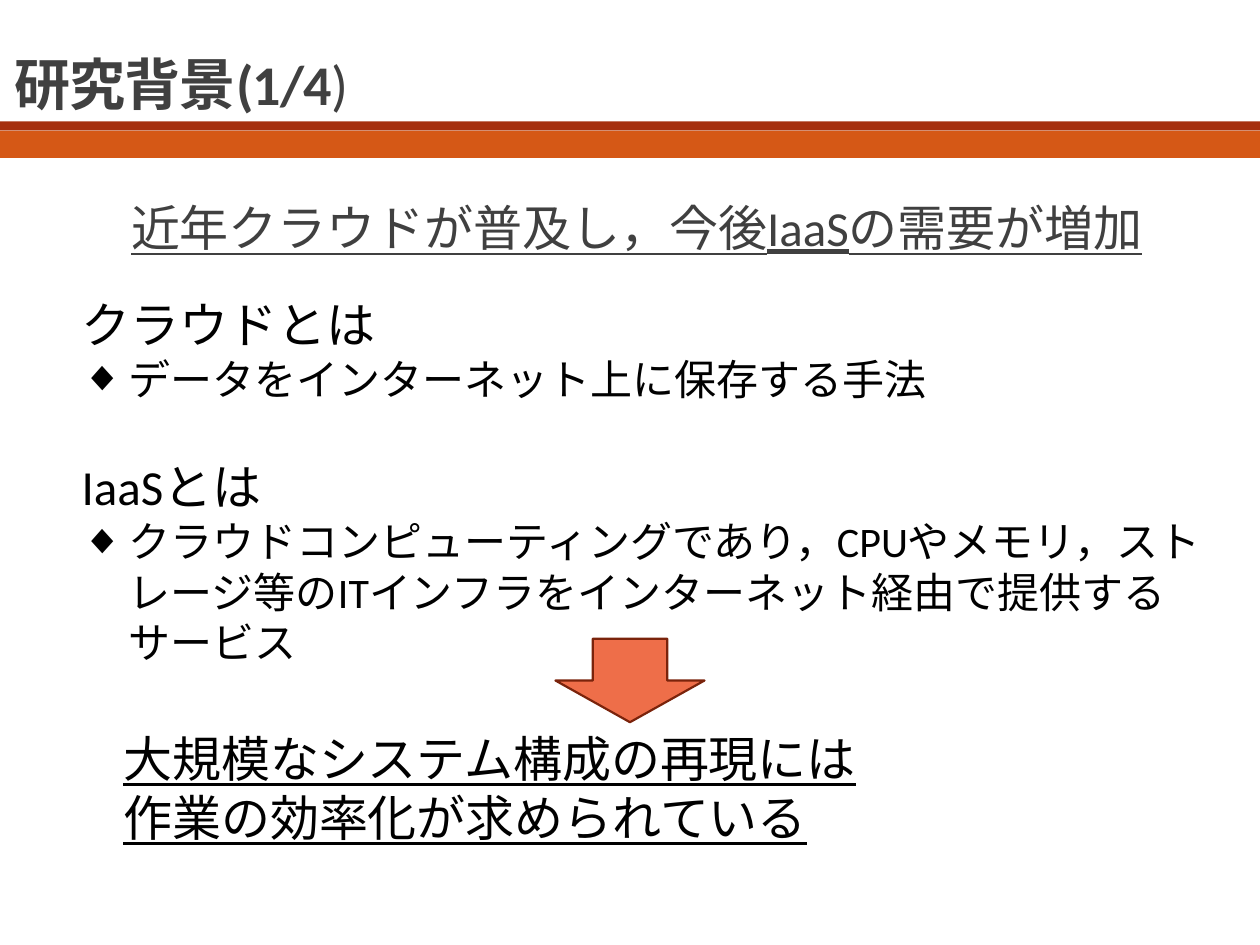
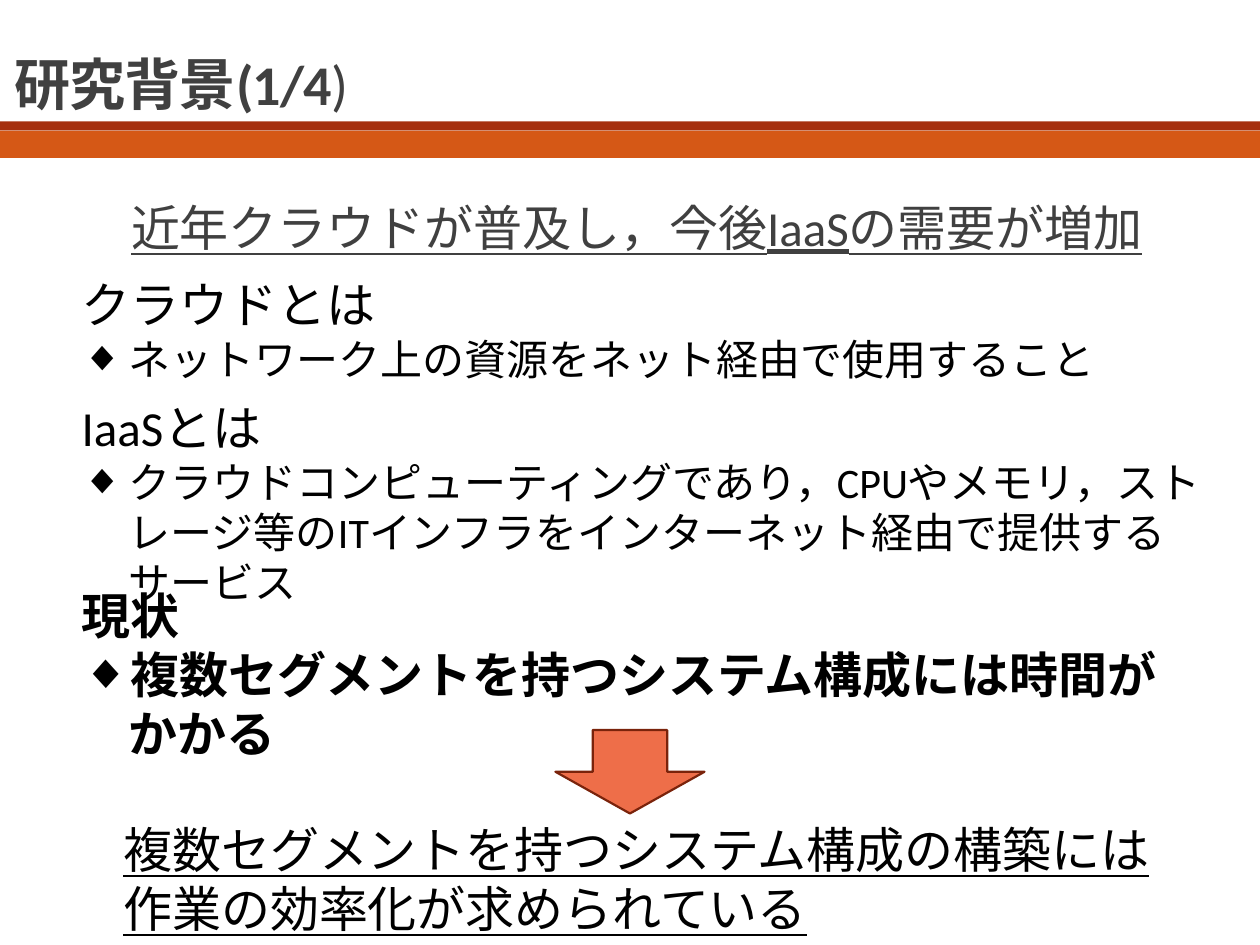
Before and after one commit to bokuhide/GUIToolCreate, a slide deck: slide 2 of 卒業論文本体/発表用スライド_川口.pptx. Drawn at 1260x945 pixels with LibreOffice and Linux fonts; fonts in the diff are those of the drawing. Boxes give left, top, right and bottom in pixels: in the first picture for what was removed or moved away, otherwise in the second. Text is boxed around its words. In the diff, an @@ line names an element or a change of style, - is before the commit and + after.

```diff
--- a/卒業論文本体/発表用スライド_川口.pptx
+++ b/卒業論文本体/発表用スライド_川口.pptx
@@ text "クラウドとは": place and size @@
-text "クラウドとは" at <box>82,303,927,399</box>
+text "クラウドとは" at <box>82,283,1095,379</box>
@@ text at <box>129,339,1095,379</box>: text changed @@
-◆ データをインターネット上に保存する手法
+◆ ネットワーク上の資源をネット経由で使用すること
@@ text "IaaSとは": place and size @@
-text "IaaSとは" at <box>82,467,1201,612</box>
+text "IaaSとは" at <box>82,408,1201,552</box>
@@ text added at <box>82,585,1156,755</box>, 28 pt, text #000000, bold @@
+現状
+◆ 複数セグメントを持つシステム構成には時間がかかる
@@ down arrow: place and size @@
-down arrow at <box>556,639,704,722</box>
+down arrow at <box>556,730,704,813</box>
@@ text "複数セグメントを持つシステム構成の構築には": place and size @@
-text "複数セグメントを持つシステム構成の構築には" at <box>123,735,856,845</box>
+text "複数セグメントを持つシステム構成の構築には" at <box>123,826,1149,936</box>
@@ text at <box>123,826,1149,877</box>: text changed @@
-大規模なシステム構成の再現には
+複数セグメントを持つシステム構成の構築には
```
Also in this commit, not shown: 7 other slides changed, 1 slide added, 4 other files.
